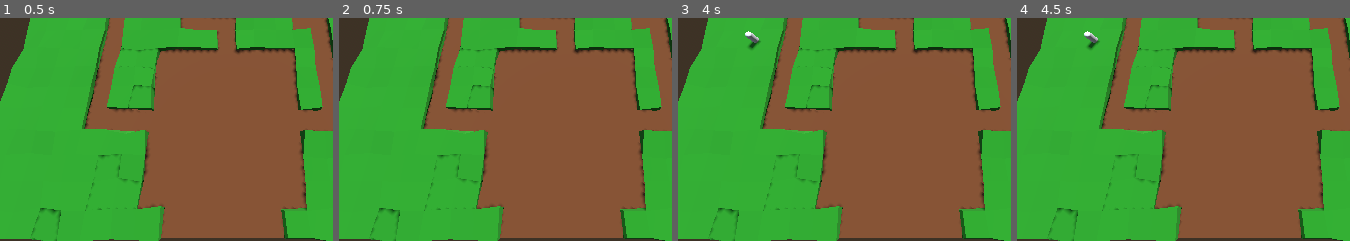
Above: before the commit, frames 1-4 (left to right).
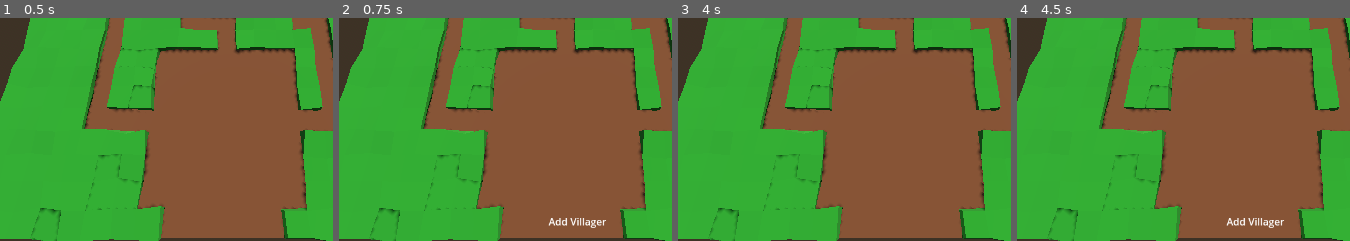
Above: after the commit, the same moments.

Repository: DrOtter3000/sentinel
Game: Godot game, scene res://level.tscn
The game is run twice, just before and just after one commit, with the same random seed, the same clock (stepped at 60 frames per second) and the same inputs.
Inputs (mouse positions are % of the whole screen's width and height, from its top left):
- Up to frame 1 (0.5 s): no input
- Up to frame 2 (0.75 s): click "Recruit Villager" at 0.5 s
- Up to frame 3 (4 s): click "Recruit Villager" at 1.25 s; click "Recruit Villager" at 2 s; tap Enter at 2.75 s; move the mouse to (70, 45) at 2.77 s; click (70, 45) at 2.85 s; right-click (70, 45) at 3.05 s; tap Space at 3.5 s; move the mouse to (20, 55) at 3.52 s; right-click (20, 55) at 3.6 s; click (20, 55) at 3.8 s
- Up to frame 4 (4.5 s): tap Enter at 4.25 s; move the mouse to (56, 27) at 4.27 s; click (56, 27) at 4.35 s
The pictures show only the part of the screen within x 8-58%, y 50-100%; the shares and areas given below are measured in that part.

Frame 1 is identical in both runs. In frame 2, 0.4% of the frame differs, in the area x 62-81%, y 89-95%; in frame 3, 0.2%; in frame 4, 0.6%, in the area x 20-81%, y 5-95%.

Commit message:
make recruit button functional

Diff:
--- a/player.gd
+++ b/player.gd
@@ -1,16 +1,25 @@
 extends Node3D
 
 @onready var construction_ray_cast: RayCast3D = $ConstructionCam/ConstructionRayCast
+@onready var lbl_status: Label = $ConstructionCam/ManagementMenu/LblStatus
 @onready var level = get_tree().get_first_node_in_group("Level")
 
 @export var construction_mode := true
 @export var sentinel_scene: PackedScene
 
-var sentinel_ready_to_build := true
+var sentinel_ready_to_build := false
 
 
 func _process(delta: float) -> void:
 	if construction_mode:
+
+		if sentinel_ready_to_build:
+			lbl_status.text = "Add Villager"
+		else:
+			lbl_status.text = ""
+
+		if Input.is_action_just_pressed("RMB"):
+			sentinel_ready_to_build = false
 
 		var mouse_position: Vector2 = get_viewport().get_mouse_position()
 		construction_ray_cast.target_position = $Camera3D.project_local_ray_normal(mouse_position) * 1000.0
@@ -23,13 +32,14 @@
 		elif colliding_object.name == "Ground":
 			print("Can't add sentinel here")
 		elif colliding_object.name == "BuildingArea":
-			if Input.is_action_just_pressed("LMB"):
-				print("Seninel Build")
-				var sentinel = sentinel_scene.instantiate()
-				level.add_child(sentinel)
-				sentinel.global_position = construction_ray_cast.get_collision_point()
+			if sentinel_ready_to_build:
+				if Input.is_action_just_pressed("LMB"):
+					var sentinel = sentinel_scene.instantiate()
+					level.add_child(sentinel)
+					sentinel.global_position = construction_ray_cast.get_collision_point()
+					sentinel_ready_to_build = false
 
 
 
 func _on_btn_recruit_pressed() -> void:
-	pass # Replace with function body.
+	sentinel_ready_to_build = true
--- a/player.tscn
+++ b/player.tscn
@@ -54,6 +54,20 @@
 offset_bottom = 62.0
 text = "Recruit Villager"
 
+[node name="LblStatus" type="Label" parent="ConstructionCam/ManagementMenu"]
+anchors_preset = 7
+anchor_left = 0.5
+anchor_top = 1.0
+anchor_right = 0.5
+anchor_bottom = 1.0
+offset_left = -158.0
+offset_top = -68.0
+offset_right = 158.0
+grow_horizontal = 2
+grow_vertical = 0
+horizontal_alignment = 1
+vertical_alignment = 1
+
 [node name="ConstructionRayCast" type="RayCast3D" parent="ConstructionCam"]
 target_position = Vector3(0, 0, -900)
 
--- a/project.godot
+++ b/project.godot
@@ -32,6 +32,11 @@
 "events": [Object(InputEventMouseButton,"resource_local_to_scene":false,"resource_name":"","device":-1,"window_id":0,"a …(258 unchanged characters)…
 ]
 }
+RMB={
+"deadzone": 0.5,
+"events": [Object(InputEventMouseButton,"resource_local_to_scene":false,"resource_name":"","device":-1,"window_id":0,"alt_pressed":false,"shift_pressed":false,"ctrl_pressed":false,"meta_pressed":false,"button_mask":2,"position":Vector2(204, 20),"global_position":Vector2(213, 66),"factor":1.0,"button_index":2,"canceled":false,"pressed":true,"double_click":false,"script":null)
+]
+}
 
 [rendering]
 
